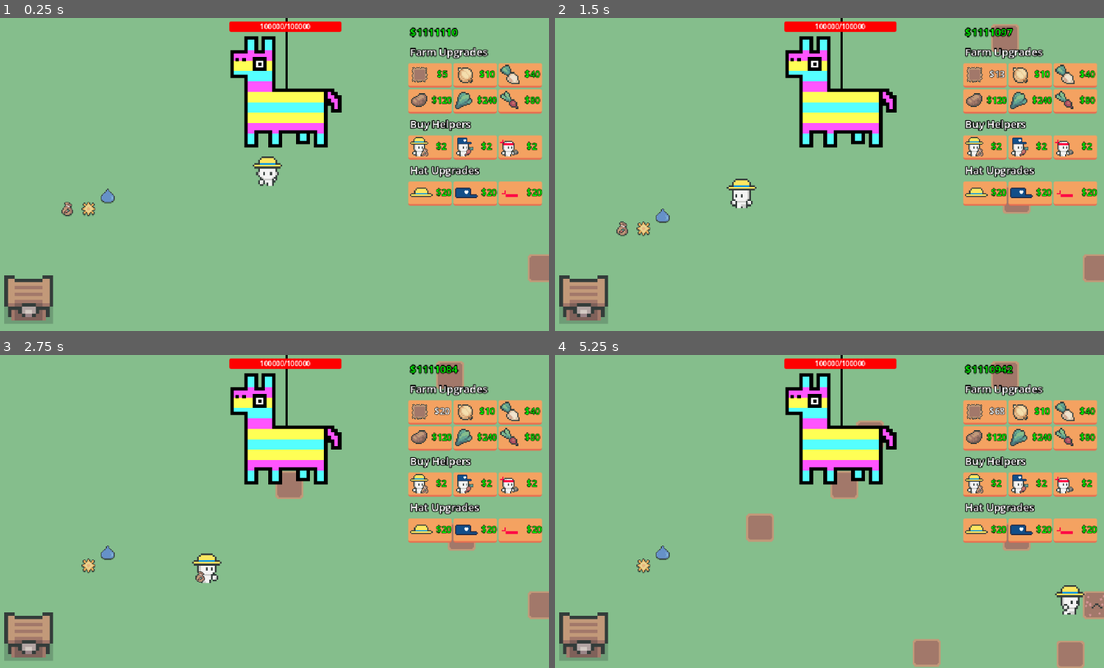
Above: before the commit, frames 1-4 (two rows, left to right).
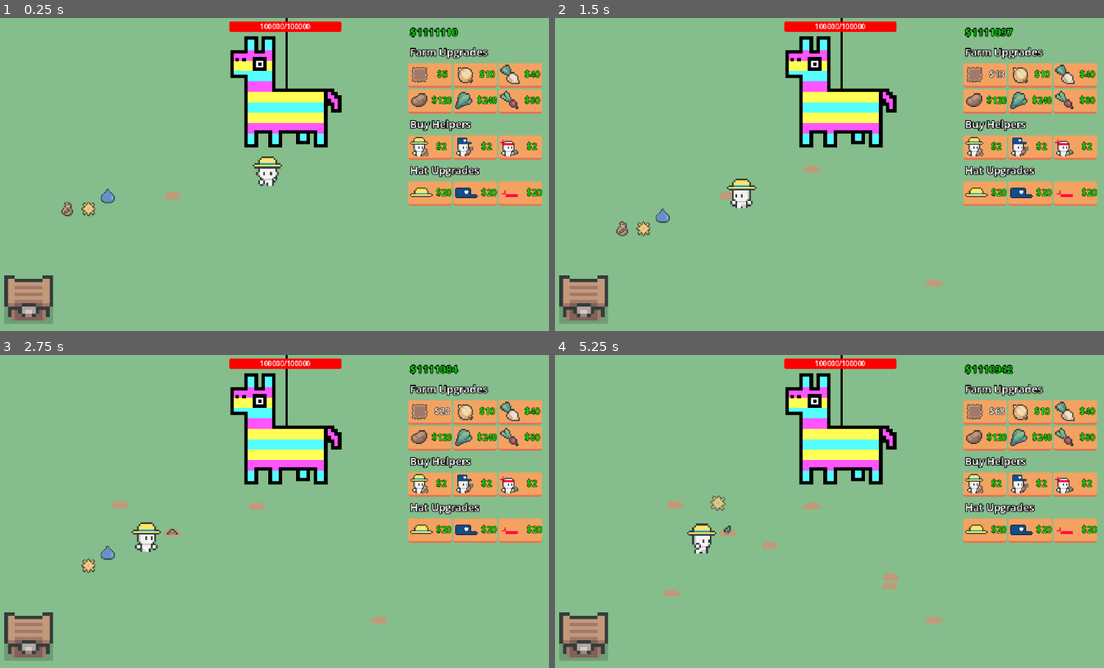
Above: after the commit, the same moments.

Repository: eric-marsh/farminata
Game: Godot game, scene res://scene/scene_switcher.tscn
Same seed, same stepped clock (60 frames per second), same inputs: the game is played once before the commit and once after it. Sound files missing from this copy of the repository are replaced by a short silence.
Inputs:
- Up to frame 1 (0.25 s): no input
- Up to frame 2 (1.5 s): click "$5" at 0.5 s; click "$8" at 1.25 s
- Up to frame 3 (2.75 s): click "$13" at 2 s
- Up to frame 4 (5.25 s): click "$20" at 2.75 s; click "$29" at 3.5 s; click "$40" at 4.25 s; click "$53" at 5 s

The runs differ from the first frame. In frame 1, 0.4% of the frame differs, in the area x 29-100%, y 55-85%; in frame 2, 1.0%; in frame 3, 2.1%; in frame 4, 4.0%, in the area x 14-100%, y 2-100%.

Commit message:
growarea + change color of dirt

Diff:
--- a/scene/main.tscn
+++ b/scene/main.tscn
@@ -11,6 +11,9 @@
 [ext_resource type="PackedScene" uid="uid://c82wwcd2kv076" path="res://scene/helper/helper.tscn" id="8_k65ib"]
 [ext_resource type="PackedScene" uid="uid://pcjs3l3ltyss" path="res://scene/sell_chest.tscn" id="8_of57s"]
 [ext_resource type="PackedScene" uid="uid://c0isrep8hx4u6" path="res://scene/piniata.tscn" id="10_tqoya"]
+
+[sub_resource type="RectangleShape2D" id="RectangleShape2D_k65ib"]
+size = Vector2(370, 160.5)
 
 [node name="Main" type="Node2D"]
 y_sort_enabled = true
@@ -59,3 +62,9 @@
 
 [node name="Piniata" parent="." instance=ExtResource("10_tqoya")]
 position = Vector2(337, -5)
+
+[node name="GrowArea" type="Area2D" parent="."]
+
+[node name="CollisionShape2D" type="CollisionShape2D" parent="GrowArea"]
+position = Vector2(286, 207.75)
+shape = SubResource("RectangleShape2D_k65ib")
--- a/scene/plot_grid.tscn
+++ /dev/null
@@ -1,35 +0,0 @@
-[gd_scene load_steps=5 format=3 uid="uid://b8nkjd470xyme"]
-
-[ext_resource type="Script" uid="uid://caodt7wtk6rf0" path="res://script/plot_grid.gd" id="1_iwkn7"]
-[ext_resource type="PackedScene" uid="uid://b7mjmd8qocm5n" path="res://scene/plot.tscn" id="2_315pt"]
-[ext_resource type="TileSet" uid="uid://dr8cfe3biaoab" path="res://main_tileset.tres" id="3_315pt"]
-
-[sub_resource type="RectangleShape2D" id="RectangleShape2D_315pt"]
-size = Vector2(64, 64)
-
-[node name="PlotGrid" type="Node2D"]
-y_sort_enabled = true
-script = ExtResource("1_iwkn7")
-
-[node name="StaticBody2D" type="StaticBody2D" parent="."]
-collision_layer = 16
-collision_mask = 16
-
-[node name="CollisionShape2D" type="CollisionShape2D" parent="StaticBody2D"]
-position = Vector2(32, 32)
-shape = SubResource("RectangleShape2D_315pt")
-
-[node name="TileMapLayer" type="TileMapLayer" parent="."]
-z_index = -1
-tile_set = ExtResource("3_315pt")
-
-[node name="Plot" parent="." instance=ExtResource("2_315pt")]
-
-[node name="Plot2" parent="." instance=ExtResource("2_315pt")]
-position = Vector2(32, 0)
-
-[node name="Plot3" parent="." instance=ExtResource("2_315pt")]
-position = Vector2(0, 32)
-
-[node name="Plot4" parent="." instance=ExtResource("2_315pt")]
-position = Vector2(32, 32)
--- a/scene/plot_row.tscn
+++ /dev/null
@@ -1,4 +0,0 @@
-[gd_scene format=3 uid="uid://cwm6anthjttao"]
-
-[node name="HBoxContainer" type="HBoxContainer"]
-theme_override_constants/separation = 0
--- a/script/canvas_layer.gd
+++ b/script/canvas_layer.gd
@@ -82,7 +82,7 @@
 
 	Globals.Main.change_money(-plot_price)
 	State.num_plots += 1
-	PlotUtil.add_plot(Util.random_visible_position()) # TODO: If there is multiple plots, do this in a better way
+	PlotUtil.add_plot(PlotUtil.get_random_position_in_grow_area()) # TODO: If there is multiple plots, do this in a better way
 	update_money_counter()
 
 
--- a/script/globals.gd
+++ b/script/globals.gd
@@ -11,6 +11,7 @@
 var SellChestNode: Area2D = null
 var PiniataNode: Node2D = null
 var PlotsContainer: Node2D = null
+var GrowArea: Area2D = null
 
 func _ready():
 	reset_nodes()
@@ -30,3 +31,4 @@
 	SellChestNode = get_node("/root/SceneSwitcher/Main/SellChest")
 	PiniataNode = get_node("/root/SceneSwitcher/Main/Piniata")
 	PlotsContainer = get_node("/root/SceneSwitcher/Main/Plots")
+	GrowArea = get_node("/root/SceneSwitcher/Main/GrowArea")
--- a/script/main.gd
+++ b/script/main.gd
@@ -19,7 +19,6 @@
 	if Debug.STARTING_MONEY > 0:
 		change_money(Debug.STARTING_MONEY)
 
-
 	if Debug.SPAWN_HATS:
 		DropUtil.spawn_droppable(Enum.Drop_Type.Farm_Hat, Util.random_visible_position(), Vector2.ZERO)
 		DropUtil.spawn_droppable(Enum.Drop_Type.Delivery_Hat, Util.random_visible_position(), Vector2.ZERO)
@@ -32,7 +31,6 @@
 				p.grow_type = Enum.Grow_Type.Carrot
 				p.update_image()
 
-
 func _process(delta: float) -> void:
 	if is_paused:
 		return
@@ -42,7 +40,6 @@
 		is_paused = false
 		return
 	total_seconds += delta
-
 
 
 func _input(event):
--- a/script/plot.gd
+++ b/script/plot.gd
@@ -102,6 +102,7 @@
 	reset_growth_state()
 	update_image()
 	spawn_produce(clicked)
+	queue_free()
 
 
 func spawn_produce(clicked:bool=false):
--- a/script/plot_grid.gd
+++ /dev/null
@@ -1,56 +0,0 @@
-extends Node2D
-class_name plot_grid
-
-
-
-func _ready() -> void:
-	PlotUtil.reset_plots()
-
-func _process(_delta: float) -> void:
-	pass
-
-
-
-
-func get_square_position(index: int) -> Vector2:
-	return square_position_array[index] if square_position_array.size() > index else Vector2.ZERO
-
-
-
-var square_position_array: Array[Vector2] = [
-	Vector2(0, 0),
-	Vector2(1, 0),
-	Vector2(-1,0),
-	Vector2(0, 1),
-	Vector2(1, 1),
-	Vector2(-1, 1),
-	Vector2(0, 2),
-	Vector2(1, 2),
-	Vector2(-1, 2),
-	Vector2(-2, 1),
-	Vector2(-2, 0),
-	Vector2(-2, 2),
-	Vector2(2, 1),
-	Vector2(2, 0),
-	Vector2(2, 2),
-	Vector2(0, 3),
-	Vector2(1, 3),
-	Vector2(-1, 3),
-	Vector2(2, 3),
-	Vector2(-2, 3),
-	Vector2(0, 4),
-	Vector2(1, 4),
-	Vector2(-1, 4),
-	Vector2(2, 4),
-	Vector2(-2, 4),
-	Vector2(-3, 2),
-	Vector2(3, 2),
-	Vector2(-3, 1),
-	Vector2(3, 1),
-	Vector2(-3, 3),
-	Vector2(3, 3),
-	Vector2(-3, 0),
-	Vector2(3, 0),
-	Vector2(-3, 4),
-	Vector2(3, 4),
-]
--- a/script/plot_util.gd
+++ b/script/plot_util.gd
@@ -19,13 +19,26 @@
 
 	var plots_left = State.num_plots
 	while plots_left > 0:
-		add_plot(Util.random_visible_position())
+		add_plot(get_random_position_in_grow_area())
 		plots_left -= 1
 
 func get_total_plots() -> int:
 	if !Globals.PlotsContainer:
 		return 0
 	return Globals.PlotsContainer.get_children().size()
+
+func get_random_position_in_grow_area() -> Vector2:
+	var collision_shape = Globals.GrowArea.get_node("CollisionShape2D")
+	var shape = collision_shape.shape
+	if shape is RectangleShape2D:
+		var extents = shape.extents
+		var local_pos = Vector2(
+			randf_range(-extents.x, extents.x),
+			randf_range(-extents.y, extents.y)
+		)
+		return collision_shape.global_position + local_pos
+	return collision_shape.global_position
+
 
 
 func get_plot_for_helper():
Binary file changed: img/plot/plot_dry.png
Binary file changed: img/plot/plot_wet.png
Not shown: 1 places in scene/main.tscn that only renumber resources
Not shown, removed: script/plot_grid.gd.uid
